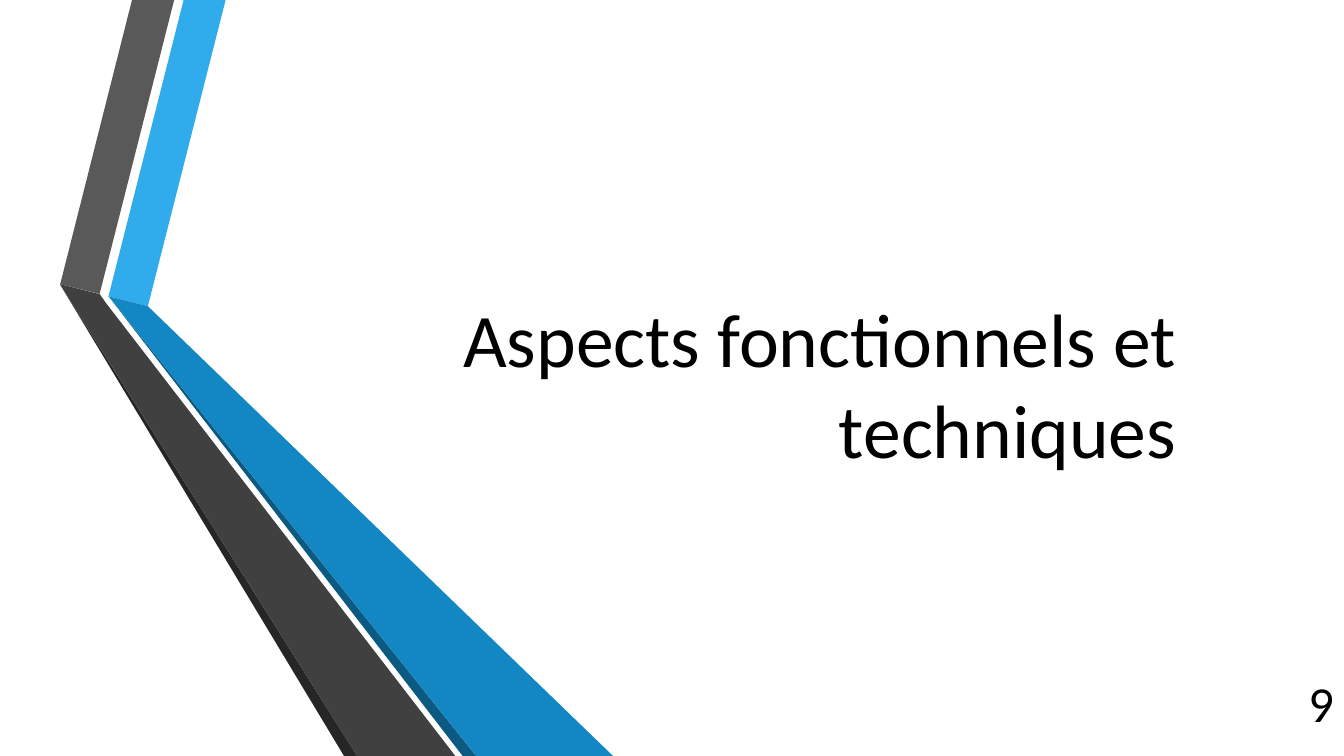
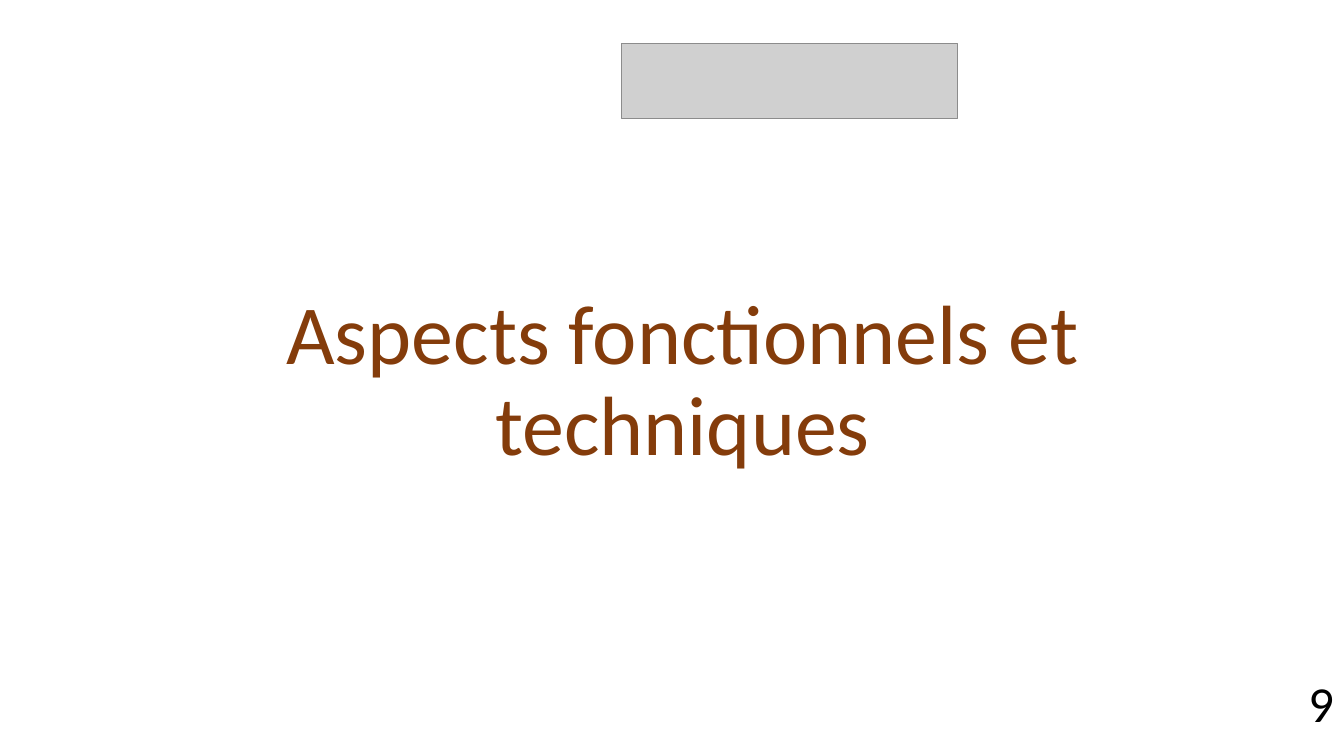
Before and after one commit to Thibaut-Comte/projetIT, a slide deck: slide 9 of PrésentationBourseEchangeSCPI.pptx. Drawn at 1344x756 pixels with LibreOffice and Linux fonts; fonts in the diff are those of the drawing; grey boxes stand for pictures; background and template pictures are left out. Boxes give left, top, right and bottom in pixels: in the first picture for what was removed or moved away, otherwise in the second. Text is boxed around its words. In the diff, an @@ line names an element or a change of style, - is before the commit and + after.

```diff
--- a/PrésentationBourseEchangeSCPI.pptx
+++ b/PrésentationBourseEchangeSCPI.pptx
@@ picture added at [622, 43, 958, 119] @@
@@ group removed at [60, 0, 614, 756]: 6 freeform shapes @@
@@ title "Aspects fonctionnels et techniques" at [286, 305, 1078, 469]: size 54 to 60 pt, text colour #000000 to #843C0B; alignment right to centre; line spacing 1 to 0.9 @@
```
Also in this commit, not shown: 19 other slides changed.
